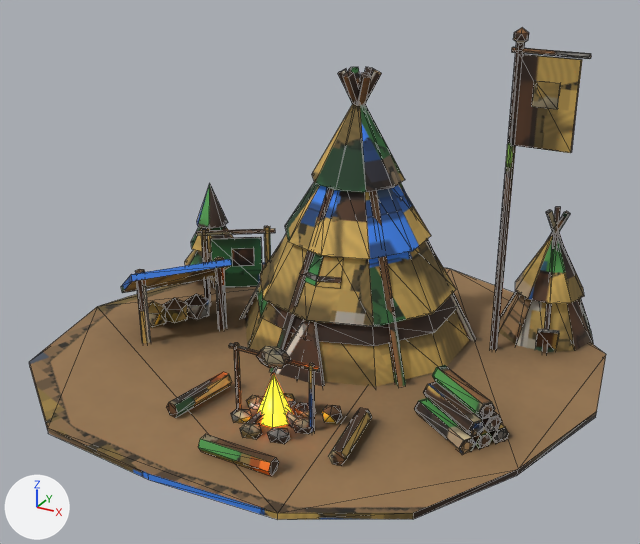
A saved change to the glTF model game/assets/models/residence_dl1_blue.glb.
Both versions are drawn from a 50 mm lens placed at (1.091, -2.011, 1.276), pointed at (0.004, -0.034, 0.288). The lights are fixed; the arrows at lower left show +X, +Y and +Z. The picture after the commit comes second. Mesh edges are drawn as thin lines. Vertices at exactly the same position are counted once.

Objects in the first picture: 'residence_dl1_blue'.
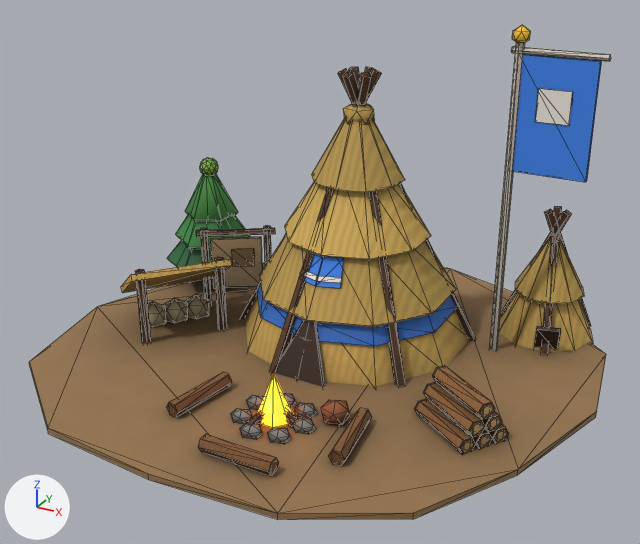
Where the change shows, as pixel boxes (x1, y1, x2, y2) in the pictures (640 x 544 px; the box of a moved part takes in the faces that stretch with it):
'residence_dl1_blue', reshaped
    before: (29, 28, 606, 520)
    after: (29, 25, 611, 520)
part 1 of me_m, added (brown)
    after: (343, 103, 375, 125)
part 2 of me_m, moved or reshaped (not visible afterwards)
    before: (322, 405, 342, 423)
part 3 of me_m, added (brown)
    after: (321, 400, 350, 425)
part 4 of me_m, added
    after: (535, 88, 573, 126)
part 5 of me_m, added
    after: (200, 158, 218, 176)
part 6 of me_m, rebuilt (mostly hidden before)
    before: (185, 250, 212, 266)
    after: (167, 240, 212, 267)
part 7 of me_m, rebuilt (73% wider, 24% taller)
    before: (191, 225, 234, 253)
    after: (175, 214, 250, 249)
part 8 of me_m, added (green)
    after: (185, 174, 238, 222)
part 9 of me_m, deleted (brown)
    before: (256, 346, 290, 369)
part 10 of me_m, deleted
    before: (234, 343, 242, 409)
part 11 of me_m, deleted
    before: (309, 363, 315, 432)
part 12 of me_m, deleted
    before: (229, 343, 320, 372)
part 13 of me_m, deleted (brown)
    before: (532, 81, 560, 109)
part 14 of me_m, moved or reshaped
    before: (196, 184, 559, 349)
    after: (196, 225, 561, 349)
part 15 of me_m, moved or reshaped
    before: (512, 28, 591, 153)
    after: (511, 25, 611, 182)
part 16 of me_m, surface changed
    before: (29, 28, 597, 520)
    after: (29, 25, 611, 520)

What changed in the scene script:
```text
Change me_m:
    verts and faces of me_m; kept vertices keep their numbers, new ones are numbered from 930
    remove me_m.from_pydata(...)  # 930 vertices, 1435 faces; spans x -0.81..0.77, y -0.7..0.78, z -0.01..0.94
    add me_m.from_pydata(...)  # 1018 vertices, 1577 faces; spans x -0.81..0.77, y -0.7..0.78, z -0.01..0.94
    me_m part 1: a new loose piece, an icosphere of 20 faces spanning x -0.045..0.045, y 0.157..0.243, z 0.638..0.723, in mat_baked (picture img_bake)
    me_m part 2: the loose piece of 12 vertices spanning x 0.15..0.21, y -0.32..-0.26, z 0.0..0.05 is moved by (0.34, 0.76, 0.28)
    me_m part 3: a new loose piece, an icosphere of 20 faces spanning x 0.152..0.228, y -0.326..-0.254, z -0.002..0.07, in mat_baked (picture img_bake)
    me_m part 4: a new loose piece, a box spanning x 0.48..0.568, y 0.273..0.287, z 0.702..0.789, in mat_baked (picture img_bake)
    me_m part 5: a new loose piece, an icosphere of 80 faces spanning x -0.63..-0.57, y 0.268..0.332, z 0.38..0.444, in mat_baked (picture img_bake)
    me_m part 6: the loose piece of 8 vertices spanning x -0.71..-0.49, y 0.2..0.41, z 0.06..0.2 is rebuilt with 30 vertices and now spans x -0.75..-0.45, y 0.14..0.46, z 0.06..0.25
    me_m part 7: the loose piece of 8 vertices spanning x -0.68..-0.52, y 0.23..0.38, z 0.14..0.28 is rebuilt with 30 vertices and now spans x -0.72..-0.48, y 0.17..0.43, z 0.16..0.33
    me_m part 8: a new loose piece of 30 vertices spanning x -0.68..-0.52, y 0.21..0.39, z 0.25..0.4, in mat_baked (picture img_bake)
    me_m part 9: the loose piece of 20 vertices spanning x 0.01..0.09, y -0.39..-0.33, z 0.16..0.22 is deleted
    me_m part 10: the loose piece of 10 vertices spanning x -0.07..-0.05, y -0.37..-0.35, z 0.0..0.2 is deleted
    me_m part 11: the loose piece of 10 vertices spanning x 0.15..0.17, y -0.37..-0.35, z 0.0..0.2 is deleted
    me_m part 12: the loose piece of 10 vertices spanning x -0.08..0.18, y -0.36..-0.35, z 0.18..0.2 is deleted
    me_m part 13: the loose piece of 8 vertices spanning x 0.47..0.53, y 0.27..0.29, z 0.74..0.81 is deleted
    me_m part 14
    13 vertices are removed from x -0.65..0.6, y 0.1..0.37, z 0.01..0.36
    44 faces are deleted
    4 vertices in x -0.62..-0.58, y 0.29..0.31, z 0.09 move by (0.0, 0.0, 0.02)
    14 vertices move from x -0.6..0.59, y 0.11..0.33, z 0.0..0.27 to x -0.6..0.6, y 0.11..0.33, z 0.0..0.27
    11 vertices are added at x -0.53..0.6, y 0.11..0.37, z 0.0..0.27
    42 new faces join them, mat_baked (picture img_bake)
    me_m part 15
    add for i in [840, 842, 844, 846, 848, 850]: verts[i] += (0.05, 0.0, 0.0)
    add verts[851] = (0.42, 0.27, 0.56)  # moved, pixel (508, 170)
    add verts[853] = (0.42, 0.29, 0.56)  # moved
    add verts[855] = (0.63, 0.27, 0.56)  # moved, pixel (585, 182)
    add verts[856] = (0.63, 0.27, 0.87)  # moved, pixel (600, 61)
    add verts[857] = (0.63, 0.29, 0.56)  # moved, pixel (586, 180)
    add verts[858] = (0.63, 0.29, 0.87)  # moved, pixel (601, 60)
    add verts[878] = (0.42, 0.28, 0.94)  # moved, pixel (522, 24)
    me_m part 16: 1243 kept faces spanning x -0.81..0.77, y -0.7..0.78, z -0.01..0.94 get new texture (UV) coordinates
```
